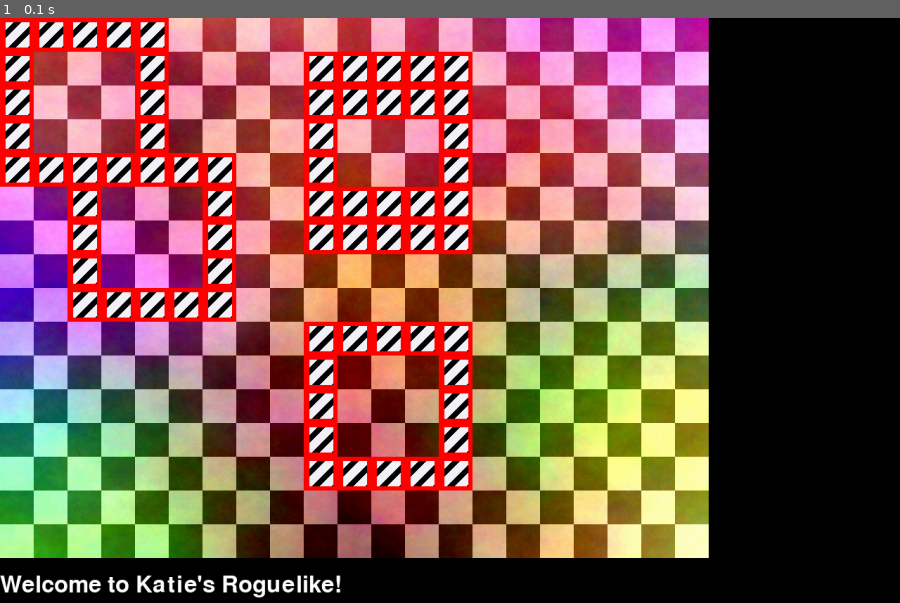
Above: before the commit, frame 1.
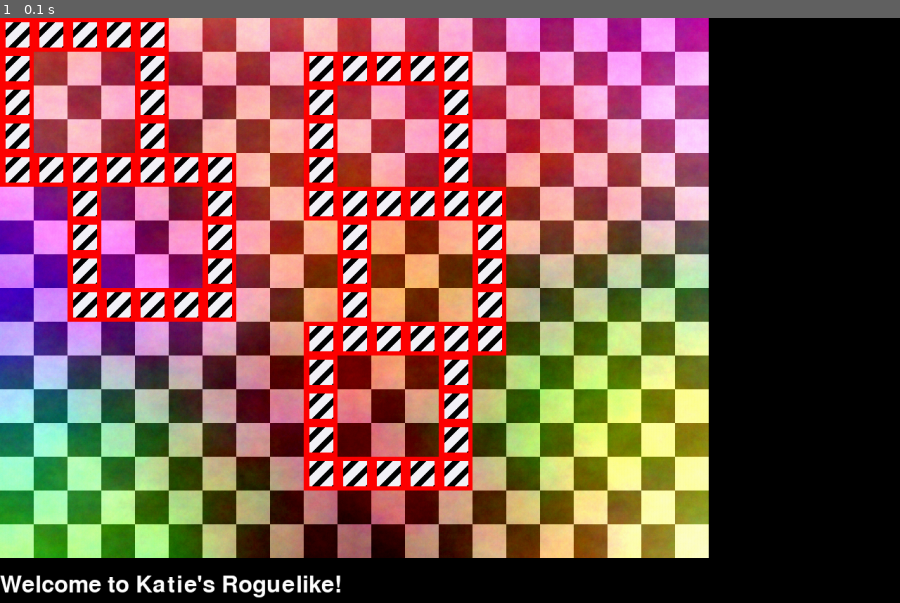
Above: after the commit, the same moment.

Repository: kcunning/Katie-s-Rougish-PyGame
Game: pygame game, started from main.py
Same seed, same stepped clock (60 frames per second), same inputs: the game is played once before the commit and once after it. The source is Python 2; it was converted automatically to run under Python 3.
Inputs:
- Up to frame 1 (0.1 s): no input

The runs differ from the first frame. In frame 1, 3.1% of the frame differs, in the area x 33-57%, y 11-58%.

Commit message:
And now they don't overlap. Woot!

Diff:
--- a/roguey/classes/gamemap.py
+++ b/roguey/classes/gamemap.py
@@ -59,7 +59,6 @@
         print "Checking room"
         for i in range(0, length):
             for j in range(0, height):
-                print coord[0] + j, coord[1] + i
                 try:
                     if self.rooms[coord[0]+j][coord[1]+i]:
                         return False
@@ -81,6 +80,10 @@
         for i in range(0, room.height):
             self.walls[room.start[0]][room.start[1]+i] = 1
             self.walls[room.start[0]+room.width-1][room.start[1]+i] = 1
+        # fill in the floor
+        for x in range (1, room.width-1):
+            for y in range (1, room.height-1):
+                self.rooms[room.start[0]+x][room.start[1]+y] = 1
 
 
 
